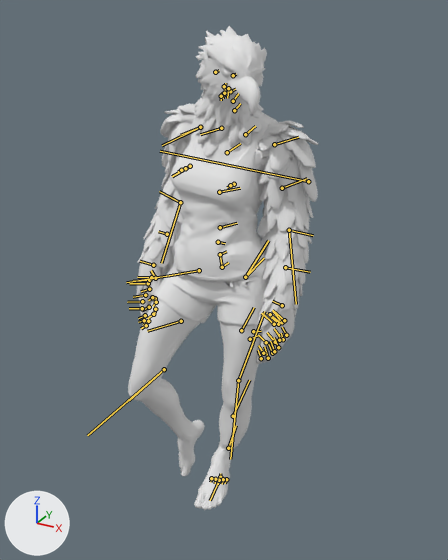
The glTF model public/models/Aarakocra_Female_Idle.glb, before and after one commit.
The view is the same before and after, from a 50 mm camera at (51.8, -94.9, 101.2) aimed at (-0.1, -0.5, 54.0). The axes (+X, +Y, +Z) are drawn at lower left. The lights are the same throughout. The picture after the commit comes second. Both versions are drawn at frame 26 of the action 'badass-idle-626441'; the numbers are the values there. The bones that change, and the others that lie on the model, are drawn over the model as lines.
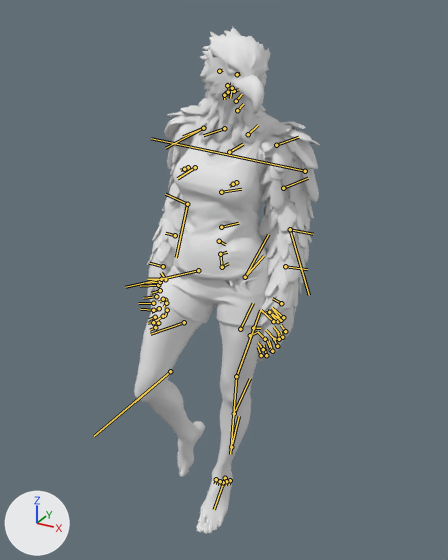
The change in detail:
Bone 'pelvis' (bone_pelvis) turns from (0, -4, 0) to (0, -4, 4) degrees about its own x, y and z.
Bone 'spine_02' (bone_spine_02) turns from (-2, -1, 11) to (-2, -1, 14) degrees about its own x, y and z.
Bone 'spine_03' (bone_spine_03) turns from (0, 0, -9) to (0, 0, -15) degrees about its own x, y and z.
Bone 'spine_04' (bone_spine_04) turns from (-1, 13, -11) to (-1, 13, -10) degrees about its own x, y and z.
Bone 'clavicle_l' (bone_clavicle_l) turns from (-4, -5, 15) to (0, -3, 15) degrees about its own x, y and z.
Bone 'cc_base_l_forearmtwist02' (bone_cc_base_l_forearmtwist02) turns from (2, 0, 0) to (-3, 0, 0) degrees about its own x, y and z.
Bone 'middle_01_l' (bone_middle_01_l) turns from (4, -9, -4) to (5, -5, -8) degrees about its own x, y and z.
Bone 'ring_01_l' (bone_ring_01_l) turns from (-5, -5, 4) to (-4, 2, -5) degrees about its own x, y and z.
Bone 'pinky_01_l' (bone_pinky_01_l) turns from (17, 6, 18) to (19, 13, 10) degrees about its own x, y and z.
Bone 'clavicle_r' (bone_clavicle_r) turns from (-5, 1, 11) to (-2, 2, 12) degrees about its own x, y and z.
Bone 'middle_01_r' (bone_middle_01_r) turns from (2, -6, -4) to (5, -5, -9) degrees about its own x, y and z.
Bone 'ring_01_r' (bone_ring_01_r) turns from (-8, 0, 1) to (-4, 2, -5) degrees about its own x, y and z.
Bone 'index_01_r' (bone_index_01_r) turns from (6, -13, -4) to (10, -10, -12) degrees about its own x, y and z.
Bone 'thigh_l' (bone_thigh_l) turns from (14, 9, 0) to (13, 11, -7) degrees about its own x, y and z.
Bone 'calf_l' (bone_calf_l) turns from (-7, 3, -8) to (-6, -1, -2) degrees about its own x, y and z.
Bone 'foot_l' (bone_foot_l) turns from (1, -12, 49) to (1, -9, 7) degrees about its own x, y and z.
Bone 'thigh_r' (bone_thigh_r) turns from (2, -14, 12) to (2, -11, 6) degrees about its own x, y and z.
Bone 'calf_r' (bone_calf_r) turns from (-7, 5, -14) to (-5, -1, -11) degrees about its own x, y and z.

Location of each change, [x1, y1, x2, y2] in pixels of the pictures (448 x 560 px):
'default', posed: before [128, 26, 318, 510]; after [134, 27, 320, 534]
bone 'pelvis', root to tip: before (222, 267) to (228, 262); after (222, 267) to (228, 263)
bone 'spine_02', root to tip: before (218, 242) to (225, 243); after (219, 241) to (225, 244)
bone 'spine_03', root to tip: before (220, 227) to (237, 223); after (221, 227) to (238, 223)
bone 'spine_04', root to tip: before (219, 192) to (240, 188); after (221, 192) to (241, 189)
bone 'clavicle_l', root to tip: before (245, 134) to (255, 126); after (248, 134) to (258, 125)
bone 'cc_base_l_forearmtwist02', root to tip: before (285, 267) to (310, 272); after (285, 266) to (307, 269)
bone 'middle_01_l', root to tip: before (275, 342) to (267, 332); after (274, 339) to (266, 330)
bone 'ring_01_l', root to tip: before (281, 339) to (274, 328); after (281, 336) to (273, 326)
bone 'pinky_01_l', root to tip: before (286, 335) to (282, 327); after (285, 331) to (281, 325)
bone 'clavicle_r', root to tip: before (221, 128) to (200, 134); after (224, 128) to (203, 135)
bone 'middle_01_r', root to tip: before (142, 301) to (127, 302); after (153, 303) to (138, 303)
bone 'ring_01_r', root to tip: before (145, 295) to (133, 297); after (156, 296) to (143, 298)
bone 'index_01_r', root to tip: before (142, 308) to (129, 308); after (153, 310) to (140, 309)
bone 'thigh_l', root to tip: before (245, 277) to (268, 240); after (245, 277) to (268, 234)
bone 'calf_l', root to tip: before (238, 380) to (264, 311); after (236, 376) to (260, 310)
bone 'foot_l', root to tip: before (228, 448) to (236, 425); after (231, 447) to (239, 416)
bone 'thigh_r', root to tip: before (199, 270) to (126, 282); after (198, 270) to (125, 287)
bone 'calf_r', root to tip: before (164, 369) to (87, 435); after (170, 371) to (94, 436)
